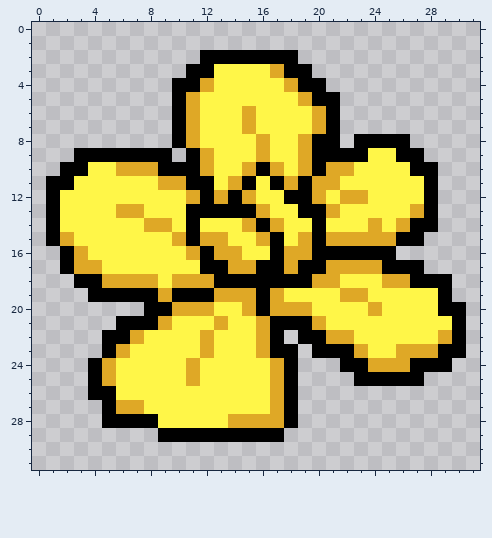
Two versions of one pixel-art sprite, Assets/Prefab/lechuga2.png. This is how it looked before the edit.
The file is 32x32 pixels.
The same view after the edit:
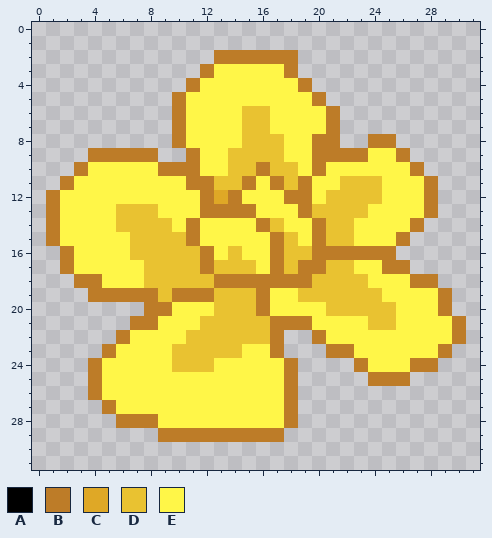
Palette (. is transparent): A #000000  B #bd7c28  C #dfa826  D #e9c231  E #fff648
Diff:
Changed rows in their new state; - is an unchanged pixel.
first column x 1:
 2 -----------.BBBBBB------------
 3 ----------.B----EB.-----------
 4 ---------.BE-----EB.----------
 5 ---------BE-------EB.---------
 6 ---------BE---DD---EB---------
 7 ---------BE---DD---EB---------
 8 ---------BE---DDD-EBB-.BB.----
 9 --.BBBBB.-BE-DDDD-EBBBB--B.---
10 -.B--EEEBBBE-DDBDDEBEE----B.--
11 .B------EEBBDDB-BDBEEDDD---B--
12 B---------EB-BE--BBEDDDD---B--
13 B----DDD--EBBBBE--BDDDD---EB--
14 B----DDDD-B---EBD--BDD-E-EB.--
15 BE----DDDDBEE--EBDEBDDEEEB.---
16 -BE---DDDDDBED--BDDBBBBBB-----
17 -BEE---DDDDBDDDEBDBBDDEEBB.---
18 --BBEEEDDDDDBBBBBBBDDDD-EEBB.-
19 ---BBBBBDBBBDDDBE-DDDDDD----B-
20 -------BBEEEDDDBEEE-DDDDD---B.
21 -----.BBE--DDDDDBBBE---DD----B
22 ----.BE---DDDDDDB-.BEE------EB
23 ----BE---DDDDD-EB.-.BBE--EEEB.
24 ---BE----DDD----EB---.BEEEBB.-
25 ---BE-----E-----EB----.BBB.---
26 ---BE-----------EB------------
27 ----BEE---------EB------------
28 ----.BBB-----EEEEB------------
29 --------BBBBBBBBB-------------
Boxes around the changes in both pictures, in picture pixels (x1, y1, x2, y2):
changed: (46, 50, 466, 442)
